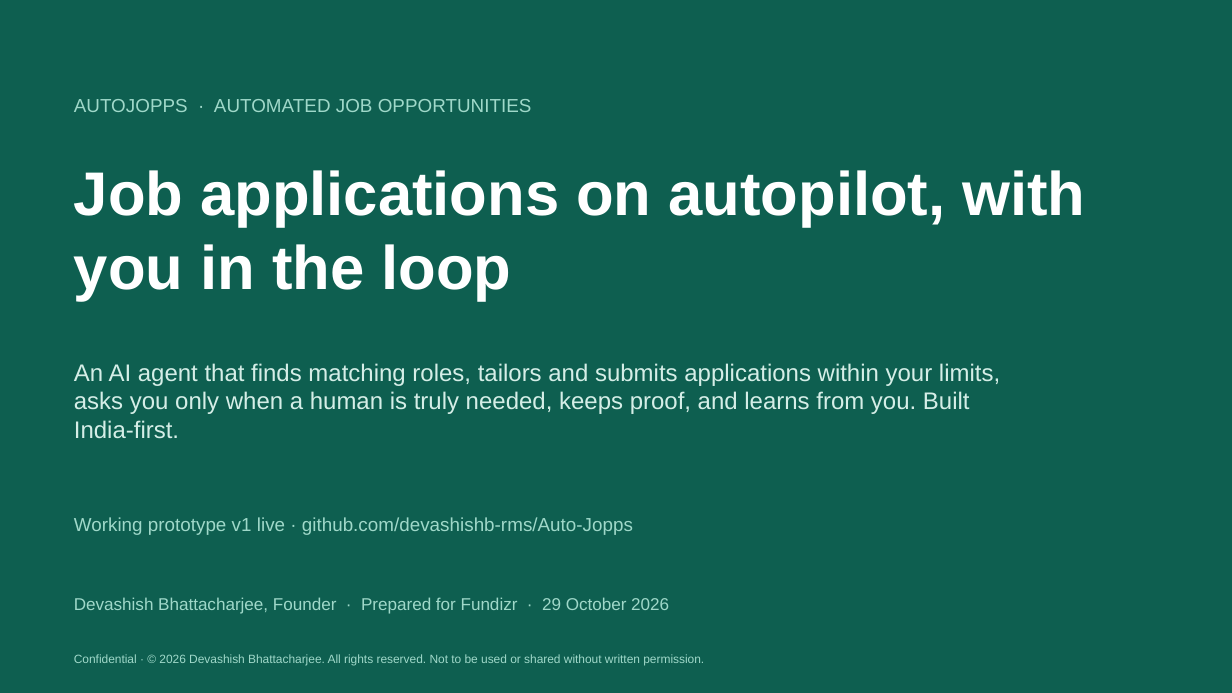
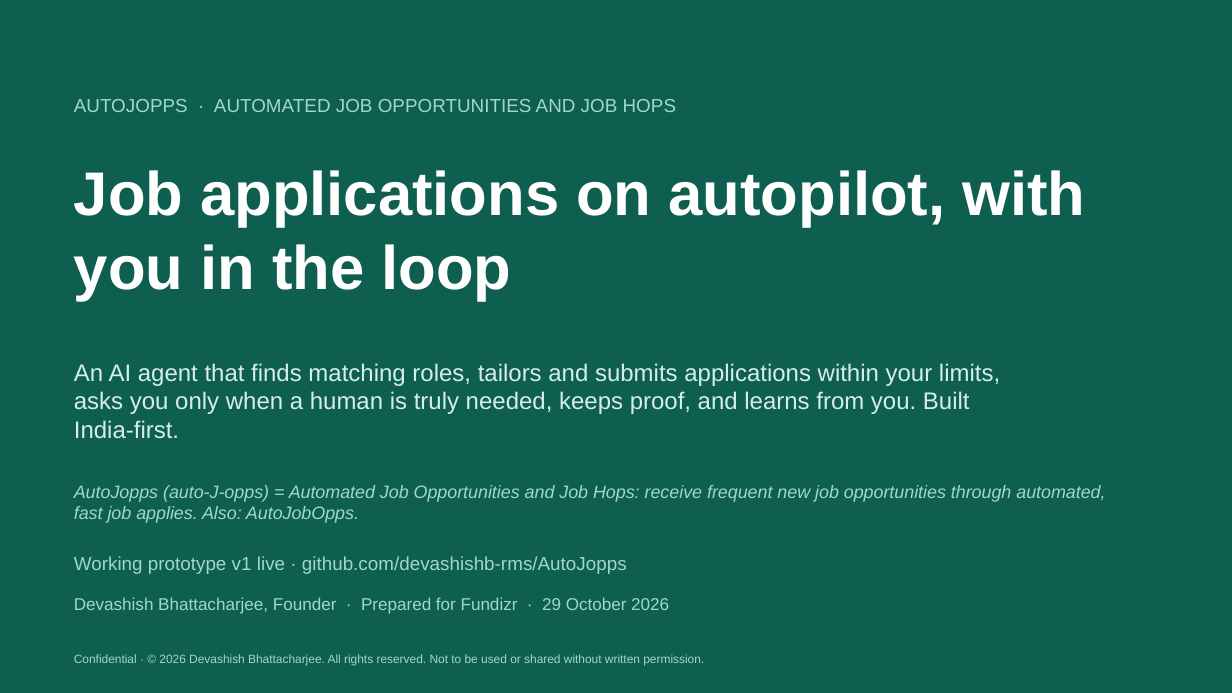
Before and after one commit to devashishb-rms/AutoJopps, a slide deck: slide 1 of docs/AutoJopps_Investor_Deck_v2.pptx. Drawn at 1232x693 pixels with LibreOffice and Linux fonts; fonts in the diff are those of the drawing. Boxes give left, top, right and bottom in pixels: in the first picture for what was removed or moved away, otherwise in the second. Text is boxed around its words. In the diff, an @@ line names an element or a change of style, - is before the commit and + after.

```diff
--- a/docs/AutoJopps_Investor_Deck_v2.pptx
+++ b/docs/AutoJopps_Investor_Deck_v2.pptx
@@ text at [74,99,676,112]: text changed @@
-AUTOJOPPS · AUTOMATED JOB OPPORTUNITIES
+AUTOJOPPS · AUTOMATED JOB OPPORTUNITIES AND JOB HOPS
@@ text added at [74,485,1105,523], 10.5 pt, text #9FD8C9, italic @@
+AutoJopps (auto-J-opps) = Automated Job Opportunities and Job Hops: receive frequent new job opportunities through automated, fast job applies. Also: AutoJobOpps.
@@ text at [74,556,627,574]: text changed @@
-Working prototype v1 live · github.com/devashishb-rms/Auto-Jopps
+Working prototype v1 live · github.com/devashishb-rms/AutoJopps
```
Also in this commit, not shown: 1 other slide changed, 4 other files.
